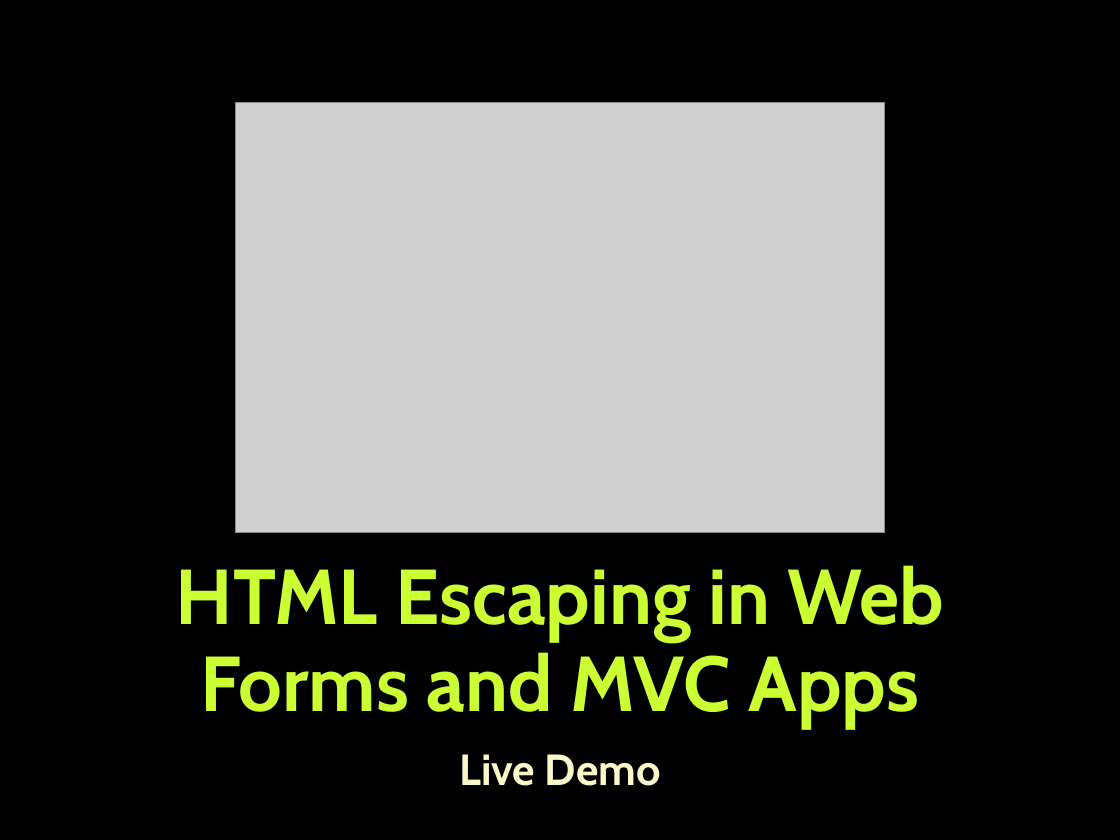
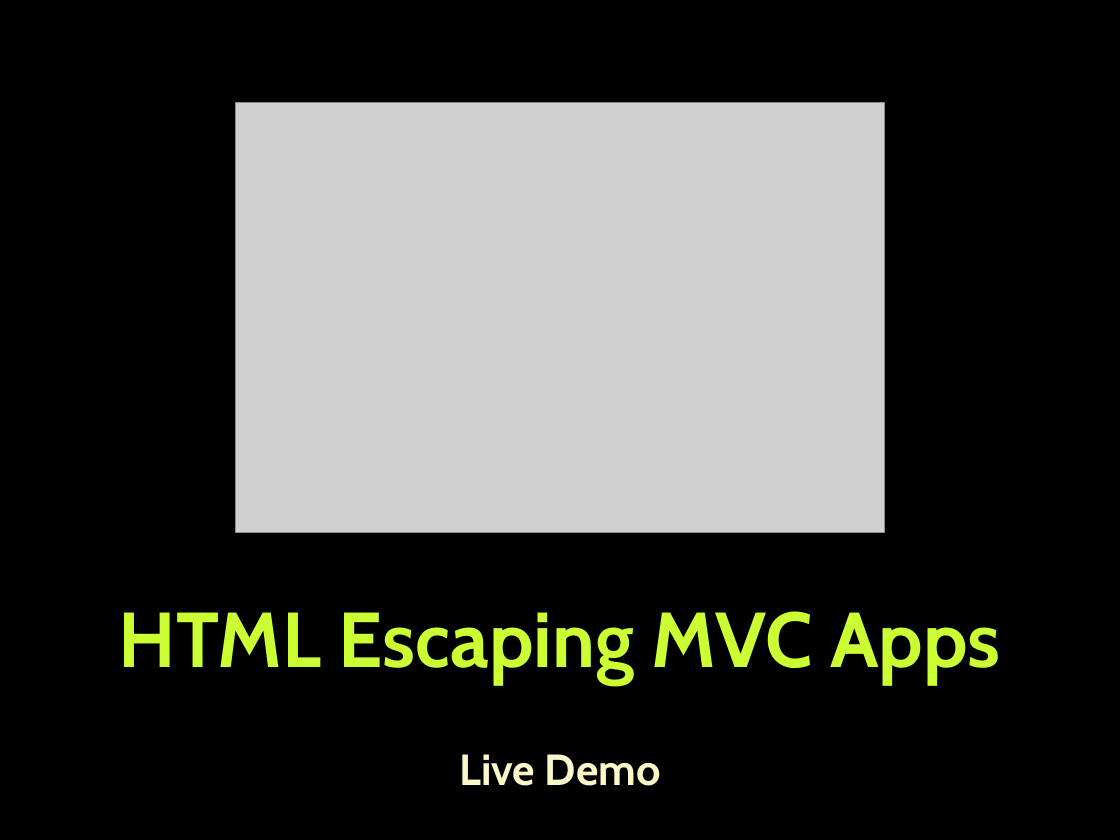
Before and after one commit to TelerikAcademy/ASP.NET-MVC, a slide deck: slide 22 of resources/05. ASP.NET-Web-Security/ASP.NET Web Security.pptx. Drawn at 1120x840 pixels with LibreOffice and Linux fonts; fonts in the diff are those of the drawing; grey boxes stand for pictures; background and template pictures are left out. Boxes give left, top, right and bottom in pixels: in the first picture for what was removed or moved away, otherwise in the second. Text is boxed around its words. In the diff, an @@ line names an element or a change of style, - is before the commit and + after.

```diff
--- a/resources/05. ASP.NET-Web-Security/ASP.NET Web Security.pptx
+++ b/resources/05. ASP.NET-Web-Security/ASP.NET Web Security.pptx
@@ title at bbox=[119, 611, 1000, 685]: text changed @@
-HTML Escaping in Web Forms and MVC Apps
+HTML Escaping MVC Apps
```
Also in this commit, not shown: 1 slide removed, 1 other file.
